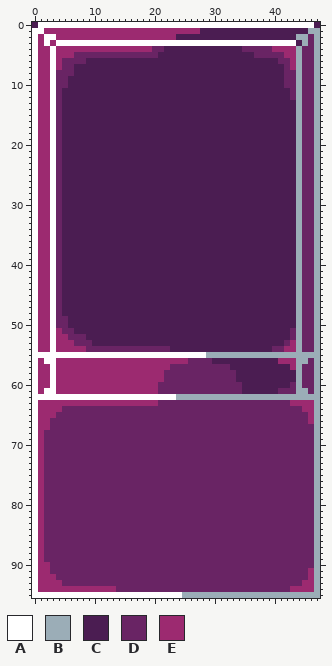
Pixel-art file, stored at 2020/10-2020/basic-card.ase. Above, as it was before the edit.
48x96 pixels, 1 frame.
Visible layers, top first: "card layer", "base".
Palette (. is transparent): A #ffffff  B #9badb7  C #4b1d52  D #692464  E #9c2a70
Pixels before, first column x 0:
 0 CAAAAAAAAAAAAAAAAAAAAAAAAAAAAAAAAAAAAAAAAAAAAAAC
 1 AAEEEEEEEEEEEEEEEEEEEEEEEEEECCCCCCCCCCCCCCCCCCBB
 2 AEAAEEEEEEEEEEEEEEEEEEEECCCCCCCCCCCCCCCCCCCCBBDB
 3 AEAEAAAAAAAAAAAAAAAAAAAAAAAAAAAAAAAAAAAAAAAACBDB
 4 AEEAEEEEEEEEEEEEEEEEDDCCCCCCCCCCCCCDDDDDEEEEBDDB
 5 AEEAEEEDDDDDDDDDDDDDDCCCCCCCCCCCCCCCCDDDDDEEBDDB
 6 AEEAEDDDDCCCCCCCCCCCCCCCCCCCCCCCCCCCCCCCCDDEBDDB
 7 AEEAEDDCCCCCCCCCCCCCCCCCCCCCCCCCCCCCCCCCCCDEBDDB
 8 AEEADDDCCCCCCCCCCCCCCCCCCCCCCCCCCCCCCCCCCCDDBDDB
 9 AEEADDCCCCCCCCCCCCCCCCCCCCCCCCCCCCCCCCCCCCDDBDDB
10 AEEADDCCCCCCCCCCCCCCCCCCCCCCCCCCCCCCCCCCCCDDBDDB
11 AEEADCCCCCCCCCCCCCCCCCCCCCCCCCCCCCCCCCCCCCCDBDDB
12 AEEADCCCCCCCCCCCCCCCCCCCCCCCCCCCCCCCCCCCCCCDBDDB
13 AEEADCCCCCCCCCCCCCCCCCCCCCCCCCCCCCCCCCCCCCCCBDDB
14 AEEADCCCCCCCCCCCCCCCCCCCCCCCCCCCCCCCCCCCCCCCBDDB
15 AEEADCCCCCCCCCCCCCCCCCCCCCCCCCCCCCCCCCCCCCCCBDDB
16 AEEADCCCCCCCCCCCCCCCCCCCCCCCCCCCCCCCCCCCCCCCBDDB
17 AEEADCCCCCCCCCCCCCCCCCCCCCCCCCCCCCCCCCCCCCCCBDDB
18 AEEADCCCCCCCCCCCCCCCCCCCCCCCCCCCCCCCCCCCCCCCBDDB
19 AEEADCCCCCCCCCCCCCCCCCCCCCCCCCCCCCCCCCCCCCCCBDDB
20 AEEADCCCCCCCCCCCCCCCCCCCCCCCCCCCCCCCCCCCCCCCBDDB
21 AEEADCCCCCCCCCCCCCCCCCCCCCCCCCCCCCCCCCCCCCCCBDDB
22 AEEADCCCCCCCCCCCCCCCCCCCCCCCCCCCCCCCCCCCCCCCBDDB
23 AEEADCCCCCCCCCCCCCCCCCCCCCCCCCCCCCCCCCCCCCCCBDDB
24 AEEADCCCCCCCCCCCCCCCCCCCCCCCCCCCCCCCCCCCCCCCBDDB
25 AEEADCCCCCCCCCCCCCCCCCCCCCCCCCCCCCCCCCCCCCCCBDDB
26 AEEADCCCCCCCCCCCCCCCCCCCCCCCCCCCCCCCCCCCCCCCBDDB
27 AEEADCCCCCCCCCCCCCCCCCCCCCCCCCCCCCCCCCCCCCCCBDDB
28 AEEADCCCCCCCCCCCCCCCCCCCCCCCCCCCCCCCCCCCCCCCBDDB
29 AEEADCCCCCCCCCCCCCCCCCCCCCCCCCCCCCCCCCCCCCCCBDDB
30 AEEADCCCCCCCCCCCCCCCCCCCCCCCCCCCCCCCCCCCCCCCBDDB
31 AEEADCCCCCCCCCCCCCCCCCCCCCCCCCCCCCCCCCCCCCCCBDDB
32 AEEADCCCCCCCCCCCCCCCCCCCCCCCCCCCCCCCCCCCCCCCBDDB
33 AEEADCCCCCCCCCCCCCCCCCCCCCCCCCCCCCCCCCCCCCCCBDDB
34 AEEADCCCCCCCCCCCCCCCCCCCCCCCCCCCCCCCCCCCCCCCBDDB
35 AEEADCCCCCCCCCCCCCCCCCCCCCCCCCCCCCCCCCCCCCCCBDDB
36 AEEADCCCCCCCCCCCCCCCCCCCCCCCCCCCCCCCCCCCCCCCBDDB
37 AEEADCCCCCCCCCCCCCCCCCCCCCCCCCCCCCCCCCCCCCCCBDDB
38 AEEADCCCCCCCCCCCCCCCCCCCCCCCCCCCCCCCCCCCCCCCBDDB
39 AEEADCCCCCCCCCCCCCCCCCCCCCCCCCCCCCCCCCCCCCCCBDDB
40 AEEADCCCCCCCCCCCCCCCCCCCCCCCCCCCCCCCCCCCCCCCBDDB
41 AEEADCCCCCCCCCCCCCCCCCCCCCCCCCCCCCCCCCCCCCCCBDDB
42 AEEADCCCCCCCCCCCCCCCCCCCCCCCCCCCCCCCCCCCCCCCBDDB
43 AEEADCCCCCCCCCCCCCCCCCCCCCCCCCCCCCCCCCCCCCCCBDDB
44 AEEADCCCCCCCCCCCCCCCCCCCCCCCCCCCCCCCCCCCCCCCBDDB
45 AEEADCCCCCCCCCCCCCCCCCCCCCCCCCCCCCCCCCCCCCCCBDDB
46 AEEADCCCCCCCCCCCCCCCCCCCCCCCCCCCCCCCCCCCCCCCBDDB
47 AEEADCCCCCCCCCCCCCCCCCCCCCCCCCCCCCCCCCCCCCCCBDDB
48 AEEADCCCCCCCCCCCCCCCCCCCCCCCCCCCCCCCCCCCCCCCBDDB
49 AEEADDCCCCCCCCCCCCCCCCCCCCCCCCCCCCCCCCCCCCCCBDDB
50 AEEADDCCCCCCCCCCCCCCCCCCCCCCCCCCCCCCCCCCCCCCBDDB
51 AEEAEDDCCCCCCCCCCCCCCCCCCCCCCCCCCCCCCCCCCCCDBDDB
52 AEEAEEDDDCCCCCCCCCCCCCCCCCCCCCCCCCCCCCCCCCCDBDDB
53 AEEAEEEDDDCCCCCCCCCCCCCCCCCCCCCCCCCCCCCCCCDEBDDB
54 AEEAEEEEEDDDDDDDDDDDDDDCCCCCCCCCCCCCCCCCDDEEBDDB
55 AAAAAAAAAAAAAAAAAAAAAAAAAAAAABBBBBBBBBBBBBBBBBBB
56 AEAAEEEEEEEEEEEEEEEEEEEEEEDDDDCCCCCCCCCCCEEEBBDB
57 AEEAEEEEEEEEEEEEEEEEEEEDDDDDDDDDDCCCCCCCCCCEBDDB
58 AEEAEEEEEEEEEEEEEEEEEEDDDDDDDDDDDDCCCCCCCCCCBDDB
59 AEEAEEEEEEEEEEEEEEEEEEDDDDDDDDDDDDCCCCCCCCCCBDDB
60 AEEAEEEEEEEEEEEEEEEEEDDDDDDDDDDDDDDCCCCCCCCDBDDB
61 AEAAEEEEEEEEEEEEEEEEEDDDDDDDDDDDDDDCCCCCCDDDBBDB
62 AAAAAAAAAAAAAAAAAAAAAAAABBBBBBBBBBBBBBBBBBBBBBBB
63 AEEEEEEEEEEEEEEEEEEEEDDDDDDDDDDDDDDDDDDDDDDEEEEB
64 AEEEEDDDDDDDDDDDDDDDDDDDDDDDDDDDDDDDDDDDDDDDDEEB
65 AEEEDDDDDDDDDDDDDDDDDDDDDDDDDDDDDDDDDDDDDDDDDDEB
66 AEEDDDDDDDDDDDDDDDDDDDDDDDDDDDDDDDDDDDDDDDDDDDEB
67 AEEDDDDDDDDDDDDDDDDDDDDDDDDDDDDDDDDDDDDDDDDDDDDB
68 AEDDDDDDDDDDDDDDDDDDDDDDDDDDDDDDDDDDDDDDDDDDDDDB
69 AEDDDDDDDDDDDDDDDDDDDDDDDDDDDDDDDDDDDDDDDDDDDDDB
70 AEDDDDDDDDDDDDDDDDDDDDDDDDDDDDDDDDDDDDDDDDDDDDDB
71 AEDDDDDDDDDDDDDDDDDDDDDDDDDDDDDDDDDDDDDDDDDDDDDB
72 AEDDDDDDDDDDDDDDDDDDDDDDDDDDDDDDDDDDDDDDDDDDDDDB
73 AEDDDDDDDDDDDDDDDDDDDDDDDDDDDDDDDDDDDDDDDDDDDDDB
74 AEDDDDDDDDDDDDDDDDDDDDDDDDDDDDDDDDDDDDDDDDDDDDDB
75 AEDDDDDDDDDDDDDDDDDDDDDDDDDDDDDDDDDDDDDDDDDDDDDB
76 AEDDDDDDDDDDDDDDDDDDDDDDDDDDDDDDDDDDDDDDDDDDDDDB
77 AEDDDDDDDDDDDDDDDDDDDDDDDDDDDDDDDDDDDDDDDDDDDDDB
78 AEDDDDDDDDDDDDDDDDDDDDDDDDDDDDDDDDDDDDDDDDDDDDDB
79 AEDDDDDDDDDDDDDDDDDDDDDDDDDDDDDDDDDDDDDDDDDDDDDB
80 AEDDDDDDDDDDDDDDDDDDDDDDDDDDDDDDDDDDDDDDDDDDDDDB
81 AEDDDDDDDDDDDDDDDDDDDDDDDDDDDDDDDDDDDDDDDDDDDDDB
82 AEDDDDDDDDDDDDDDDDDDDDDDDDDDDDDDDDDDDDDDDDDDDDDB
83 AEDDDDDDDDDDDDDDDDDDDDDDDDDDDDDDDDDDDDDDDDDDDDDB
84 AEDDDDDDDDDDDDDDDDDDDDDDDDDDDDDDDDDDDDDDDDDDDDDB
85 AEDDDDDDDDDDDDDDDDDDDDDDDDDDDDDDDDDDDDDDDDDDDDDB
86 AEDDDDDDDDDDDDDDDDDDDDDDDDDDDDDDDDDDDDDDDDDDDDDB
87 AEDDDDDDDDDDDDDDDDDDDDDDDDDDDDDDDDDDDDDDDDDDDDDB
88 AEDDDDDDDDDDDDDDDDDDDDDDDDDDDDDDDDDDDDDDDDDDDDDB
89 AEDDDDDDDDDDDDDDDDDDDDDDDDDDDDDDDDDDDDDDDDDDDDDB
90 AEEDDDDDDDDDDDDDDDDDDDDDDDDDDDDDDDDDDDDDDDDDDDDB
91 AEEDDDDDDDDDDDDDDDDDDDDDDDDDDDDDDDDDDDDDDDDDDDEB
92 AEEEDDDDDDDDDDDDDDDDDDDDDDDDDDDDDDDDDDDDDDDDDDEB
93 AEEEEDDDDDDDDDDDDDDDDDDDDDDDDDDDDDDDDDDDDDDDDEEB
94 AEEEEEEEEEEEEEDDDDDDDDDDDDDDDDDDDDDDDDDDDDDEEEEB
95 AAAAAAAAAAAAAAAAAAAAAAAAABBBBBBBBBBBBBBBBBBBBBBB
New version:
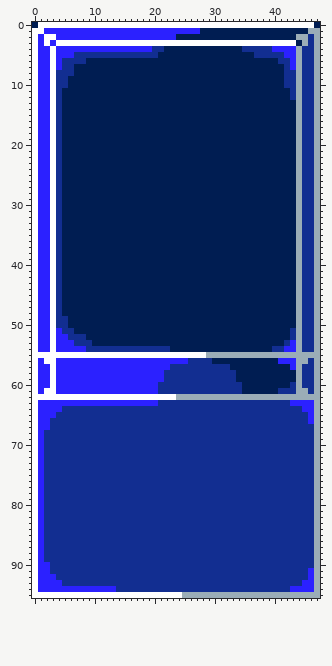
Message: ... make it blue!
Edits made:
Colour C changes from #4b1d52 to #001d52.
Colour D changes from #692464 to #122e91.
Colour E changes from #9c2a70 to #2b21ff.
Where, in picture pixels (left, top, right, bottom), the same in both pictures:
changed: (32, 22, 320, 592)
